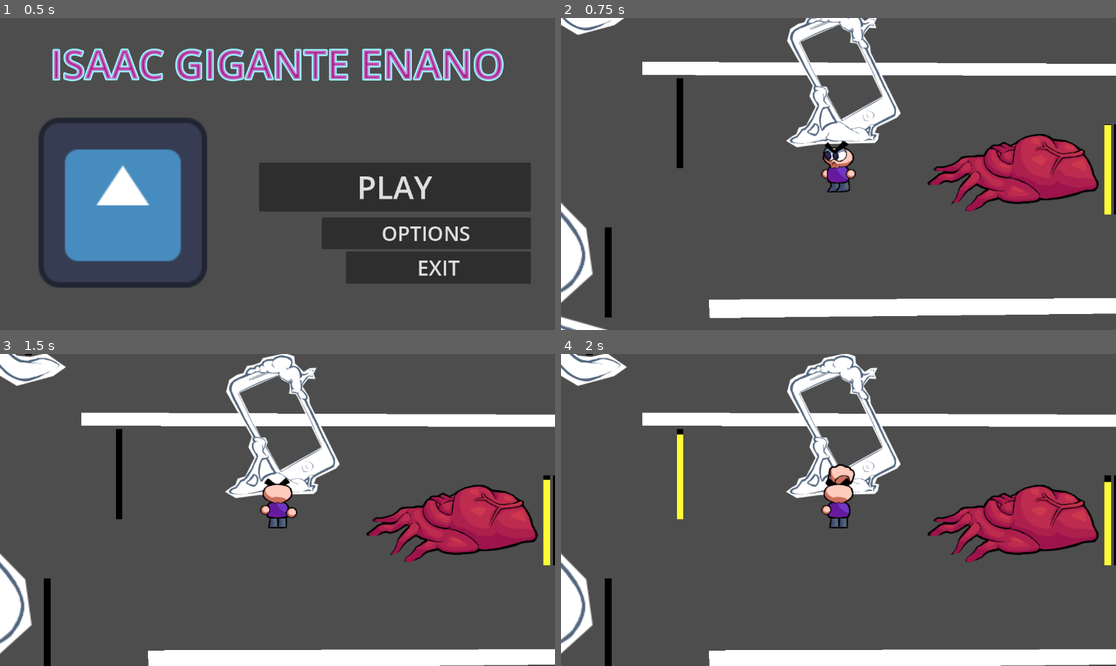
Above: before the commit, frames 1-4 (two rows, left to right).
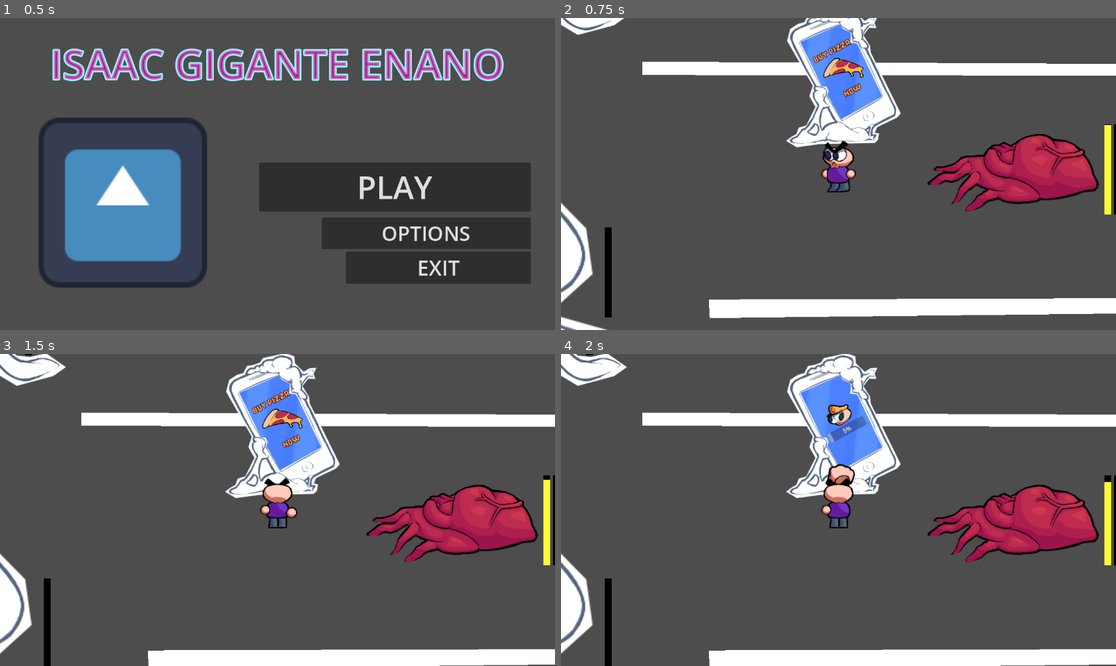
Above: after the commit, the same moments.

Repository: Marcopole11/minijam178
Game: Godot game, scene res://Scenes/mainScreen.tscn
Same seed, same stepped clock (60 frames per second), same inputs: the game is played once before the commit and once after it. The engine's default icon, where the game draws it, is replaced by a stand-in: a white triangle on a blue panel in a dark square.
Inputs (mouse positions are in pixels of both pictures, inside the frame that each line leads up to):
- Up to frame 1 (0.5 s): no input
- Up to frame 2 (0.75 s): click "PLAY" at 0.5 s
- Up to frame 3 (1.5 s): move the mouse to (249, 572) at 1.27 s; hold W (move_up) from 1.28 s (still down); click (249, 572) at 1.35 s
- Up to frame 4 (2 s): keep holding W (move_up)

Frame 1 is identical in both runs. In frame 2, 2.8% of the frame differs, in the area x 20-58%, y 2-49%; in frame 3, 2.7%; in frame 4, 2.7%.

Commit message:
phone mejor y pizza antes

Diff:
--- a/minijam178/Scenes/brain.tscn
+++ b/minijam178/Scenes/brain.tscn
@@ -30,7 +30,7 @@
 texture_progress = ExtResource("4_m44on")
 
 [node name="CollisionPolygon2D" type="CollisionPolygon2D" parent="."]
-polygon = PackedVector2Array(-234, -74, -243, -64, -245, -52 …(332 unchanged characters)…  11, 174, -7, 139, -34, 90, -40, 47, -54)
+polygon = PackedVector2Array(-234, -74, -243, -64, -245, -52 …(332 unchanged characters)…  11, 174, -7, 139, -34, 90, -40, 47, -54, 22, -77, -4, -112, -44, -134, -66.0621, -131.259, -73, -136, -128, -136, -151, -124, -162, -127, -197, -114, -200, -101, -218, -94, -221, -85)
 
 [node name="Nextthought" type="Timer" parent="."]
 wait_time = 8.0
--- a/minijam178/Scenes/phone.tscn
+++ b/minijam178/Scenes/phone.tscn
@@ -1,8 +1,19 @@
-[gd_scene load_steps=4 format=3 uid="uid://byc6xlkqcithr"]
+[gd_scene load_steps=9 format=3 uid="uid://byc6xlkqcithr"]
 
 [ext_resource type="Script" path="res://Scripts/phone.gd" id="1_nvc3l"]
 [ext_resource type="Texture2D" uid="uid://dg4cad0sccaf6" path="res://textures/stations/Smartphone.png" id="2_vqf3e"]
 [ext_resource type="AudioStream" uid="uid://ccwfdxnqflylh" path="res://Sounds/Cartoon phone call (sound effect) [uO6G3g5UZKA].mp3" id="3_l0i3a"]
+[ext_resource type="Texture2D" uid="uid://ch4hw8yu5ko31" path="res://textures/backgroundLines.png" id="4_ef2qd"]
+[ext_resource type="FontFile" uid="uid://d2r7xvchxckeu" path="res://Fonts/PixelGame-R9AZe.otf" id="5_6r4lt"]
+[ext_resource type="Texture2D" uid="uid://bjv7t03hcxdxb" path="res://textures/props/PizzaIcon.png" id="6_cm3p3"]
+[ext_resource type="Texture2D" uid="uid://03cg5gfo0vo0" path="res://textures/pizzaManParts/LeftHead.png" id="7_13kp1"]
+
+[sub_resource type="LabelSettings" id="LabelSettings_63nnb"]
+line_spacing = 1.0
+font_size = 30
+font_color = Color(0.976471, 0.54902, 0.321569, 1)
+outline_size = 4
+outline_color = Color(0, 0, 0, 1)
 
 [node name="phone" type="Node2D" node_paths=PackedStringArray("call_sound")]
 script = ExtResource("1_nvc3l")
@@ -14,14 +25,126 @@
 texture = ExtResource("2_vqf3e")
 
 [node name="CollisionPolygon2D2" type="CollisionPolygon2D" parent="Area2D"]
+visible = false
 polygon = PackedVector2Array(-66, 0, -55, 20, -55, 31, -58, 41, -49, 58, -58, 80, -71, 99, -79, 101, -89, 115, -101, 123, -95, 129, -69, 129, -33, 124, 20, 127, 58, 123, 63, 114, 56, 105, 61, 94, 98, 77, 99, 62, 65, -7)
 
 [node name="AudioStreamPlayer2D" type="AudioStreamPlayer2D" parent="."]
 stream = ExtResource("3_l0i3a")
 
 [node name="StaticBody2D" type="StaticBody2D" parent="."]
+visible = false
 
 [node name="CollisionPolygon2D2" type="CollisionPolygon2D" parent="StaticBody2D"]
 polygon = PackedVector2Array(-66, 0, -55, 20, -55, 31, -58, 41, -49, 58, -58, 80, -71, 99, -79, 101, -89, 115, -101, 123, -95, 129, -69, 129, -33, 124, 20, 127, 58, 123, 63, 114, 56, 105, 61, 94, 98, 77, 99, 62, 65, -7)
 
+[node name="TextureRect" type="TextureRect" parent="."]
+show_behind_parent = true
+offset_left = -93.0
+offset_top = -68.0
+offset_right = -53.0
+offset_bottom = -28.0
+rotation = -0.431779
+scale = Vector2(2.8609, 4.94903)
+texture = ExtResource("4_ef2qd")
+expand_mode = 1
+
+[node name="BasicScreen" type="Control" parent="."]
+visible = false
+layout_mode = 3
+anchors_preset = 0
+offset_left = -9.22962
+offset_top = 59.8886
+offset_right = 99.7704
+offset_bottom = 59.8886
+
+[node name="VBoxContainer" type="VBoxContainer" parent="BasicScreen"]
+offset_left = -50.7704
+offset_top = -95.8886
+offset_right = 58.2296
+offset_bottom = 55.1114
+rotation = -0.486947
+scale = Vector2(0.7, 0.7)
+
+[node name="Label" type="Label" parent="BasicScreen/VBoxContainer"]
+layout_mode = 2
+theme_override_fonts/font = ExtResource("5_6r4lt")
+text = "BUY PIZZA
+"
+label_settings = SubResource("LabelSettings_63nnb")
+horizontal_alignment = 1
+vertical_alignment = 1
+
+[node name="TextureRect2" type="TextureRect" parent="BasicScreen/VBoxContainer"]
+layout_mode = 2
+texture = ExtResource("6_cm3p3")
+
+[node name="Label2" type="Label" parent="BasicScreen/VBoxContainer"]
+layout_mode = 2
+theme_override_fonts/font = ExtResource("5_6r4lt")
+text = "NOW"
+label_settings = SubResource("LabelSettings_63nnb")
+horizontal_alignment = 1
+vertical_alignment = 1
+
+[node name="LoadingScreen" type="Control" parent="."]
+visible = false
+layout_mode = 3
+anchors_preset = 0
+offset_left = -12.0
+offset_top = 47.0
+offset_right = 97.0
+offset_bottom = 47.0
+
+[node name="VBoxContainer" type="VBoxContainer" parent="LoadingScreen"]
+offset_left = -50.0
+offset_top = -89.0
+offset_right = 59.0
+offset_bottom = 62.0
+rotation = -0.486947
+scale = Vector2(0.7, 0.7)
+alignment = 1
+
+[node name="TextureRect2" type="TextureRect" parent="LoadingScreen/VBoxContainer"]
+layout_mode = 2
+texture = ExtResource("7_13kp1")
+stretch_mode = 3
+
+[node name="ProgressBar" type="ProgressBar" parent="LoadingScreen/VBoxContainer"]
+layout_mode = 2
+
+[node name="PizzaScreen" type="Control" parent="."]
+visible = false
+layout_mode = 3
+anchors_preset = 0
+offset_left = -9.22962
+offset_top = 59.8886
+offset_right = 99.7704
+offset_bottom = 59.8886
+
+[node name="VBoxContainer" type="VBoxContainer" parent="PizzaScreen"]
+offset_left = -50.7704
+offset_top = -95.8886
+offset_right = 58.2296
+offset_bottom = 55.1114
+rotation = -0.486947
+scale = Vector2(0.7, 0.7)
+
+[node name="TextureRect2" type="TextureRect" parent="PizzaScreen/VBoxContainer"]
+layout_mode = 2
+texture = ExtResource("6_cm3p3")
+
+[node name="Label2" type="Label" parent="PizzaScreen/VBoxContainer"]
+layout_mode = 2
+theme_override_fonts/font = ExtResource("5_6r4lt")
+text = "TAKE IT
+ NOW"
+label_settings = SubResource("LabelSettings_63nnb")
+horizontal_alignment = 1
+vertical_alignment = 1
+
+[node name="pizzaTimer" type="Timer" parent="."]
+wait_time = 5.0
+one_shot = true
+
 [connection signal="area_entered" from="Area2D" to="." method="_on_area_2d_area_entered"]
+[connection signal="timeout" from="pizzaTimer" to="." method="_on_pizza_timer_timeout"]
--- a/minijam178/Scenes/pizzaguy.tscn
+++ b/minijam178/Scenes/pizzaguy.tscn
@@ -1,13 +1,10 @@
-[gd_scene load_steps=5 format=3 uid="uid://i42moxoncfea"]
+[gd_scene load_steps=3 format=3 uid="uid://i42moxoncfea"]
 
 [ext_resource type="Script" path="res://Scripts/pizzaguy.gd" id="1_v7kgq"]
 [ext_resource type="Texture2D" uid="uid://d0qtkrnan208c" path="res://textures/props/PizzaMan.png" id="2_imie2"]
-[ext_resource type="Texture2D" uid="uid://cc60agepb8bb6" path="res://textures/bars/Texturastaminabg.png" id="2_ubgcb"]
-[ext_resource type="Texture2D" uid="uid://bm744ypxq3y1m" path="res://textures/bars/Texturastamina.png" id="3_op8x0"]
 
-[node name="Pizzaguy" type="StaticBody2D" node_paths=PackedStringArray("timeleft_bar", "pizzaGuy_sprite")]
+[node name="Pizzaguy" type="StaticBody2D" node_paths=PackedStringArray("pizzaGuy_sprite")]
 script = ExtResource("1_v7kgq")
-timeleft_bar = NodePath("timeleft_bar")
 pizzaGuy_sprite = NodePath("Icon")
 
 [node name="Icon" type="Sprite2D" parent="."]
@@ -20,20 +17,4 @@
 scale = Vector2(-3.0876, 6.06595)
 polygon = PackedVector2Array(0.647753, -8.7373, 2.59101, -6.9239, 2.59101, -5.76991, 6.15366, -5.60506, 6.15366, -4.945 …(829 unchanged characters)…
 
-[node name="pizzaTimer" type="Timer" parent="."]
-wait_time = 5.0
-one_shot = true
-
-[node name="timeleft_bar" type="TextureProgressBar" parent="."]
-offset_left = 80.0
-offset_top = -74.0
-offset_right = 244.0
-offset_bottom = 1390.0
-scale = Vector2(0.0764532, 0.116335)
-value = 30.0
-fill_mode = 3
-texture_under = ExtResource("2_ubgcb")
-texture_progress = ExtResource("3_op8x0")
-
 [connection signal="area_entered" from="Area2D" to="." method="_on_area_2d_area_entered"]
-[connection signal="timeout" from="pizzaTimer" to="." method="_on_timer_timeout"]
--- a/minijam178/Scripts/phone.gd
+++ b/minijam178/Scripts/phone.gd
@@ -1,13 +1,34 @@
 extends Node2D
 
+@export var call_sound:AudioStreamPlayer2D
+@onready var barra:ProgressBar = $LoadingScreen/VBoxContainer/ProgressBar
 
-@export var call_sound:AudioStreamPlayer2D
+@onready var pizzaTimer: Timer = $pizzaTimer
+
+@onready var BasicScreen:Control = $BasicScreen
+@onready var LoadingScreen:Control = $LoadingScreen
+@onready var PizzaScreen:Control = $PizzaScreen
 
 signal calling_pizza
 
-func play_sound():
-	call_sound.play()
+func _ready():
+	BasicScreen.show()
 
 func _on_area_2d_area_entered(area):
-	if area.is_in_group("punch"):
-		calling_pizza.emit()
+	if area.is_in_group("punch") and BasicScreen.visible:
+		call_sound.play()
+		BasicScreen.hide()
+		LoadingScreen.show()
+		pizzaTimer.start()
+
+func _process(_delta):
+	barra.value = ((pizzaTimer.wait_time - pizzaTimer.time_left )/ pizzaTimer.wait_time) * 100
+
+func _on_pizza_timer_timeout():
+	LoadingScreen.hide()
+	PizzaScreen.show()
+	calling_pizza.emit()
+
+func pizza_taken():
+	PizzaScreen.hide()
+	BasicScreen.show()
--- a/minijam178/Scripts/pizzaguy.gd
+++ b/minijam178/Scripts/pizzaguy.gd
@@ -1,35 +1,25 @@
 extends StaticBody2D
 
 @export var phone:Node2D
-@export var timeleft_bar:TextureProgressBar
 @export var pizzaGuy_sprite:Sprite2D
-
-@onready var pizzaTimer: Timer = $pizzaTimer
 @onready var hitbox: Area2D = $Area2D
 
-signal phone_sound
+
 signal pizza_delivered
 
 # Called when the node enters the scene tree for the first time.
 func _ready() -> void:
 	phone.calling_pizza.connect(_on_calling_pizza)
-	phone_sound.connect(phone.play_sound)
-
-# Called every frame. 'delta' is the elapsed time since the previous frame.
-func _process(delta: float) -> void:
-	timeleft_bar.value = pizzaTimer.time_left/pizzaTimer.wait_time * 100
+	pizza_delivered.connect(phone.pizza_taken)
 
 func _on_calling_pizza():
-	if !pizzaGuy_sprite.visible and pizzaTimer.is_stopped():
-		pizzaTimer.start()
-		phone_sound.emit()
-
-func _on_timer_timeout() -> void:
-	pizzaGuy_sprite.show()
+	if !pizzaGuy_sprite.visible:
+		pizzaGuy_sprite.texture = load("res://textures/props/PizzaMan.png")
+		pizzaGuy_sprite.show()
 
 func _on_area_2d_area_entered(area):
 	if area.is_in_group("punch") and pizzaGuy_sprite.visible :
 		pizzaGuy_sprite.texture = load("res://textures/props/PizzaManHit.png")
+		pizza_delivered.emit()
 		await get_tree().create_timer(1.2).timeout
 		pizzaGuy_sprite.hide()
-		pizza_delivered.emit()
Binary file added: minijam178/textures/backgroundLines.png
Not shown, added: minijam178/textures/backgroundLines.png.import
